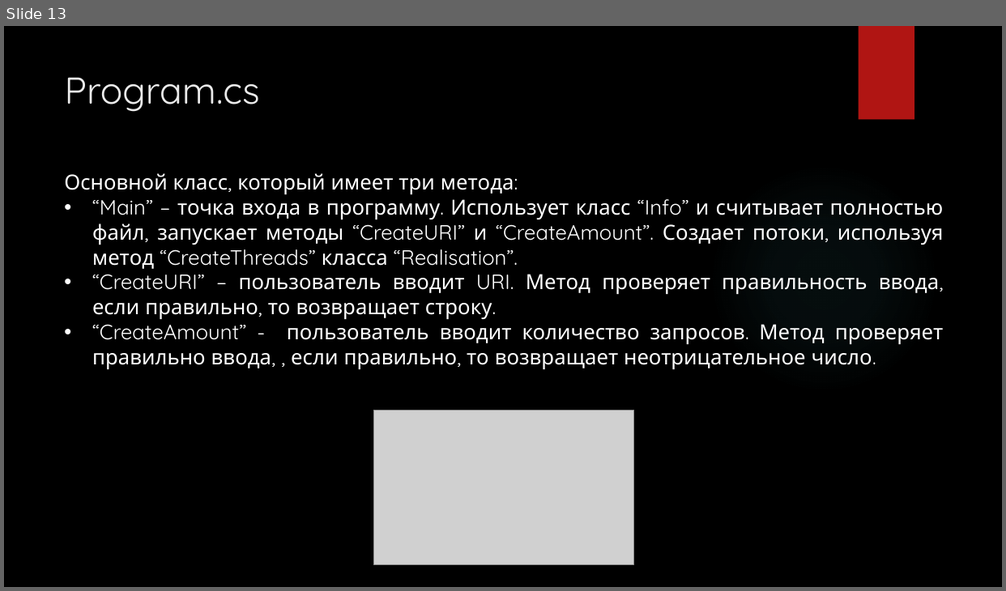
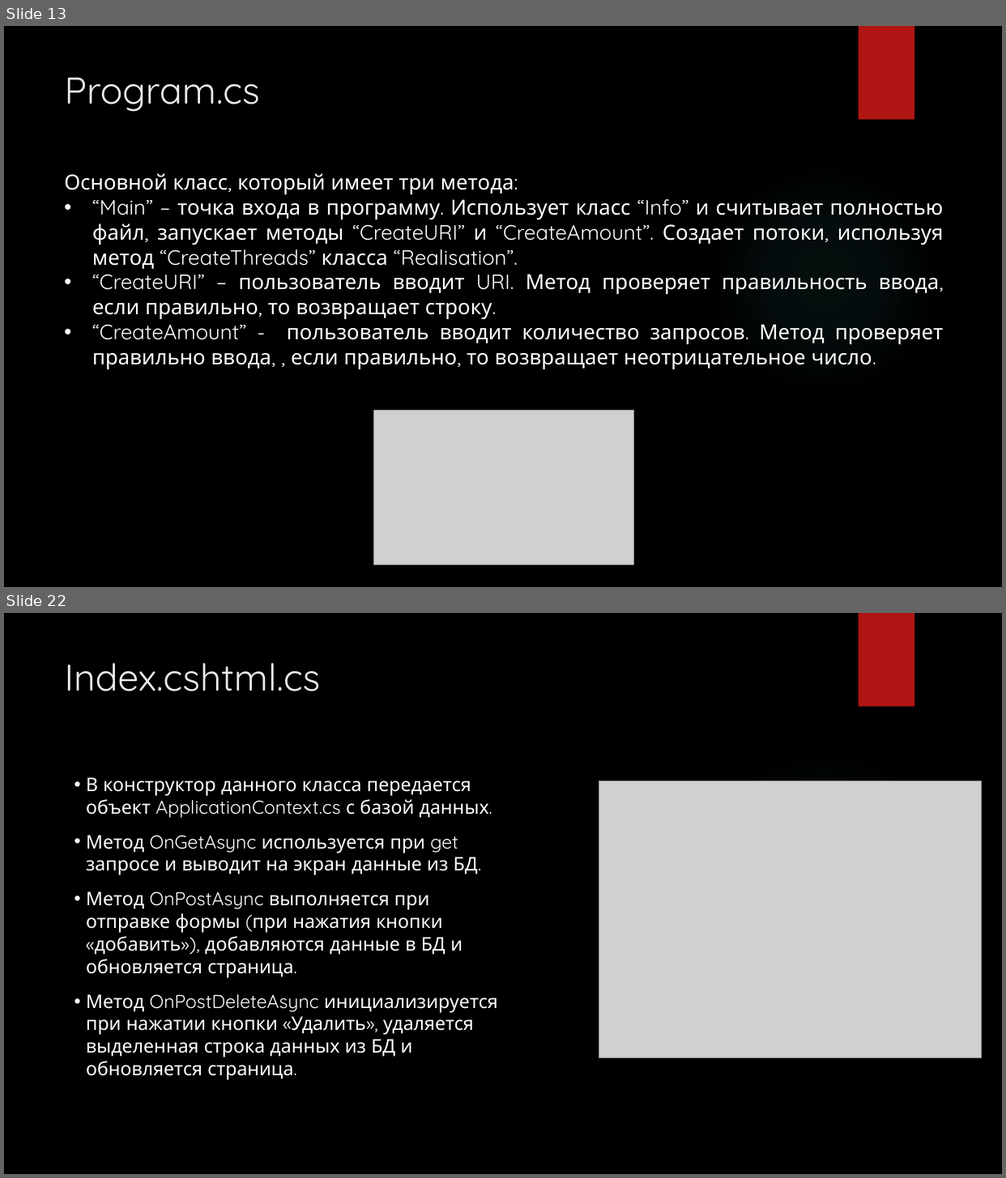
Before and after one commit to T0person/Practic, a slide deck: Практика.pptx. Shown one above the other, each under a label of ours: slide 13 before the commit, slides 13 and 22 after it; the slides between them are not shown. The pictures are 1006x591 and 1006x1178 pixels, drawn with LibreOffice and Linux fonts; fonts in the diff are those of the drawing; grey boxes stand for pictures; background and template pictures are left out. Boxes give left, top, right and bottom in pixels: in the first picture for what was removed or moved away, otherwise in the second. Text is boxed around its words. In the diff, an @@ line names an element or a change of style, - is before the commit and + after.

```diff
--- a/Практика.pptx
+++ b/Практика.pptx
@@ slide 22 added at [4, 613, 1002, 1174], background picture (left out); not listed: 2 template elements that a slide beside it also shows @@
@@ title added at [65, 663, 321, 692], 36 pt, text #EBEBEB @@
+Index.cshtml.cs
@@ text added at [86, 777, 498, 1080], 18 pt, text #FFFFFF @@
+• В конструктор данного класса передается объект ApplicationContext.cs с базой данных.
+• Метод OnGetAsync используется при get запросе и выводит на экран данные из БД.
+• Метод OnPostAsync выполняется при отправке формы (при нажатия кнопки «добавить»), добавляются данные в БД и обновляется страница.
+• Метод OnPostDeleteAsync инициализируется при нажатии кнопки «Удалить», удаляется выделенная строка данных из БД и обновляется страница.
@@ picture added at [599, 781, 981, 1058] @@
```
Also in this commit, not shown: 1 slide changed, 11 other slides added, 1 slide removed.
